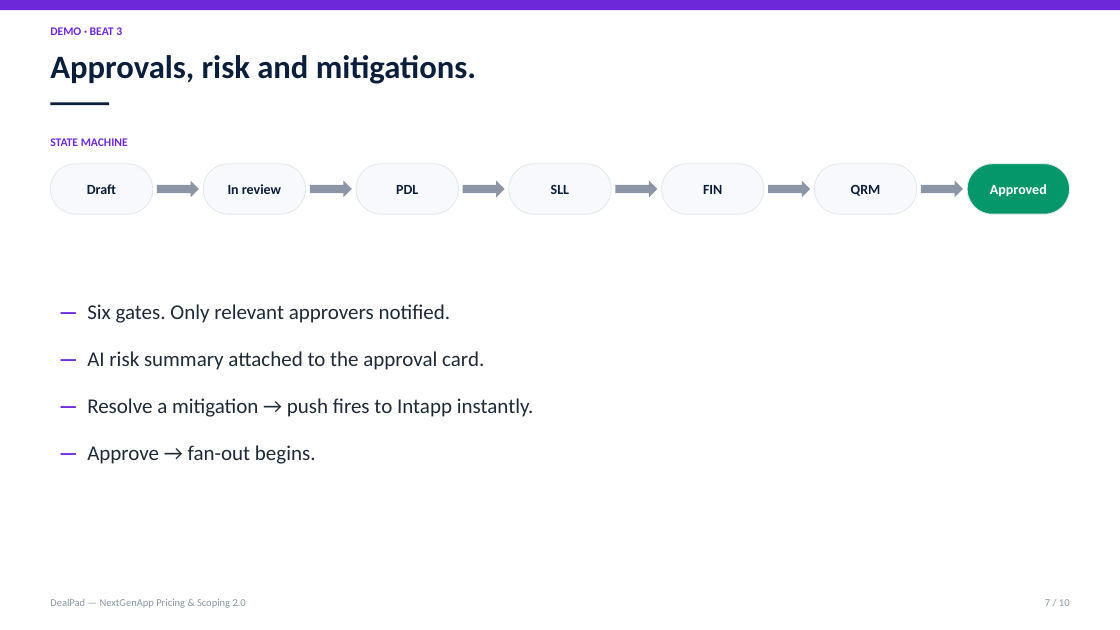
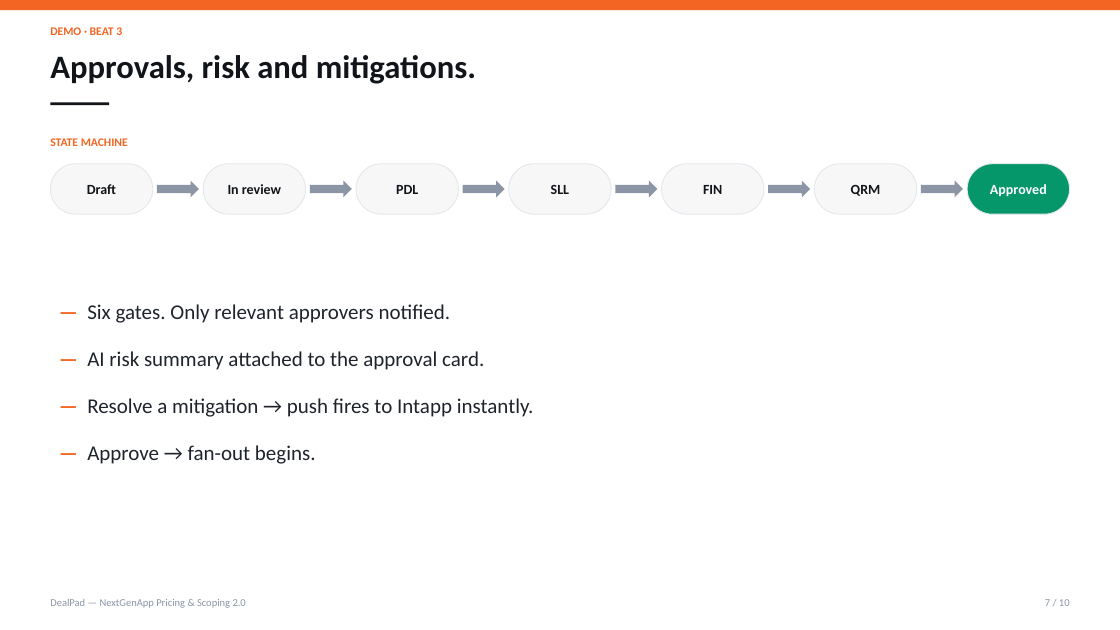
Before and after one commit to dhan99/NextGenPricing2, a slide deck: slide 7 of attached_assets/DealPad_10min_PS_Demo_Lite.pptx. Drawn at 1120x630 pixels with LibreOffice and Linux fonts; fonts in the diff are those of the drawing. Boxes give left, top, right and bottom in pixels: in the first picture for what was removed or moved away, otherwise in the second. Text is boxed around its words. In the diff, an @@ line names an element or a change of style, - is before the commit and + after.

```diff
--- a/attached_assets/DealPad_10min_PS_Demo_Lite.pptx
+++ b/attached_assets/DealPad_10min_PS_Demo_Lite.pptx
@@ rectangle at bbox=[0, 0, 1120, 10]: fill #6D28D9 to #F26522 @@
@@ text "DEMO · BEAT 3" at bbox=[50, 27, 122, 35]: text colour #6D28D9 to #F26522 @@
@@ rectangle at bbox=[50, 103, 109, 105]: fill #0B1F3A to #111418 @@
@@ text "STATE MACHINE" at bbox=[50, 138, 128, 146]: text colour #6D28D9 to #F26522 @@
@@ fill #F7F9FC to #F7F7F8; outline #E2E8F0 0.75 pt to #E3E6EB 0.75 pt in 6 elements at bbox=[203, 164, 306, 214], bbox=[356, 164, 459, 214], bbox=[509, 164, 612, 214], bbox=[662, 164, 765, 214], bbox=[814, 164, 917, 214], bbox=[50, 164, 153, 214] @@
@@ text colour #0B1F3A to #111418 in 7 elements at bbox=[50, 55, 476, 84], bbox=[87, 184, 116, 194], bbox=[228, 184, 281, 194], bbox=[396, 185, 418, 194], bbox=[551, 185, 569, 194], bbox=[703, 185, 722, 194], bbox=[851, 185, 881, 196] @@
@@ text "— Six gates. Only relevant ..." at bbox=[87, 304, 534, 464]: text colour #6D28D9 to #F26522 in "—", "—", "—", "—"; text colour #1F2937 to #1F242C @@
```
Also in this commit, not shown: 9 other slides changed, 2 other files.
